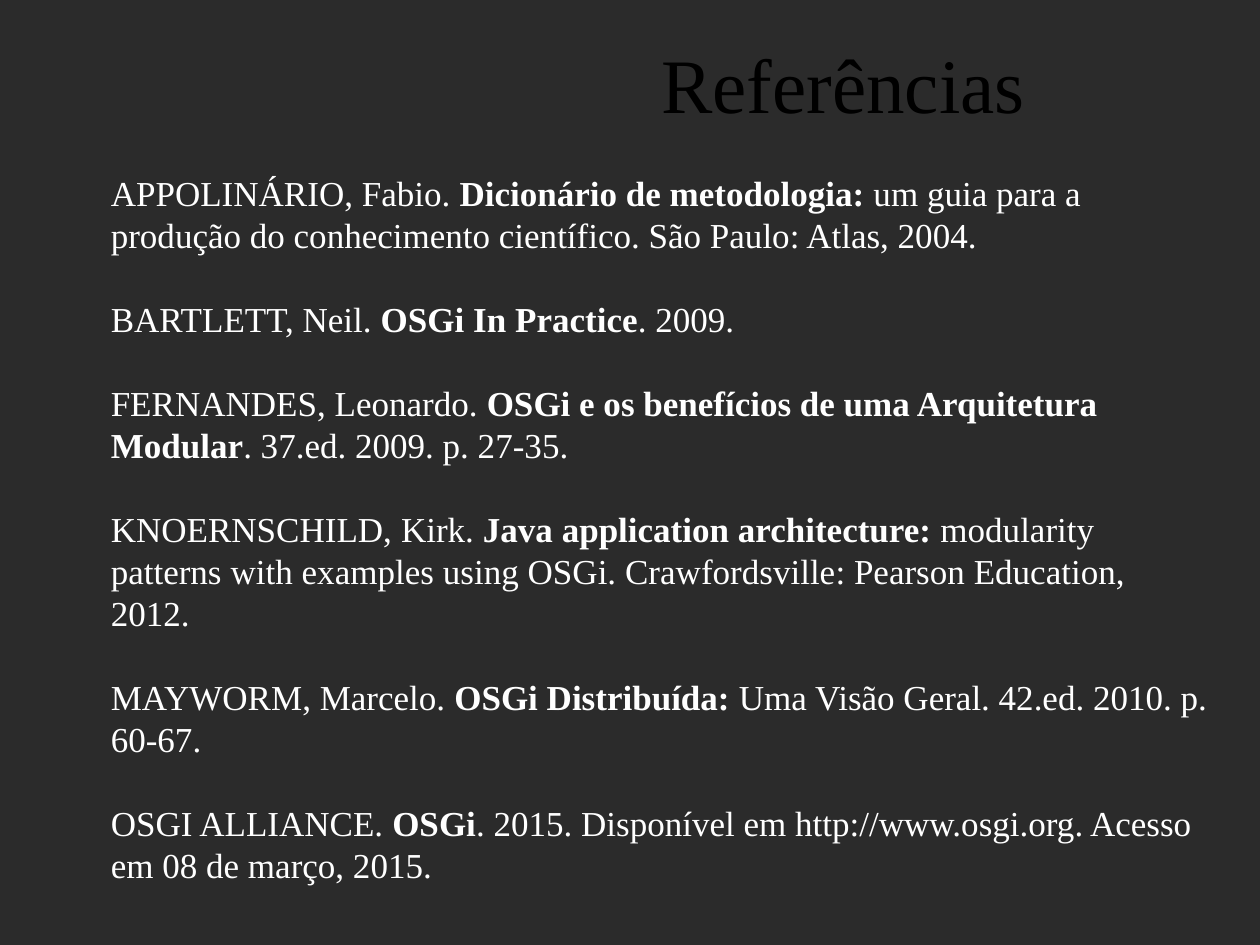
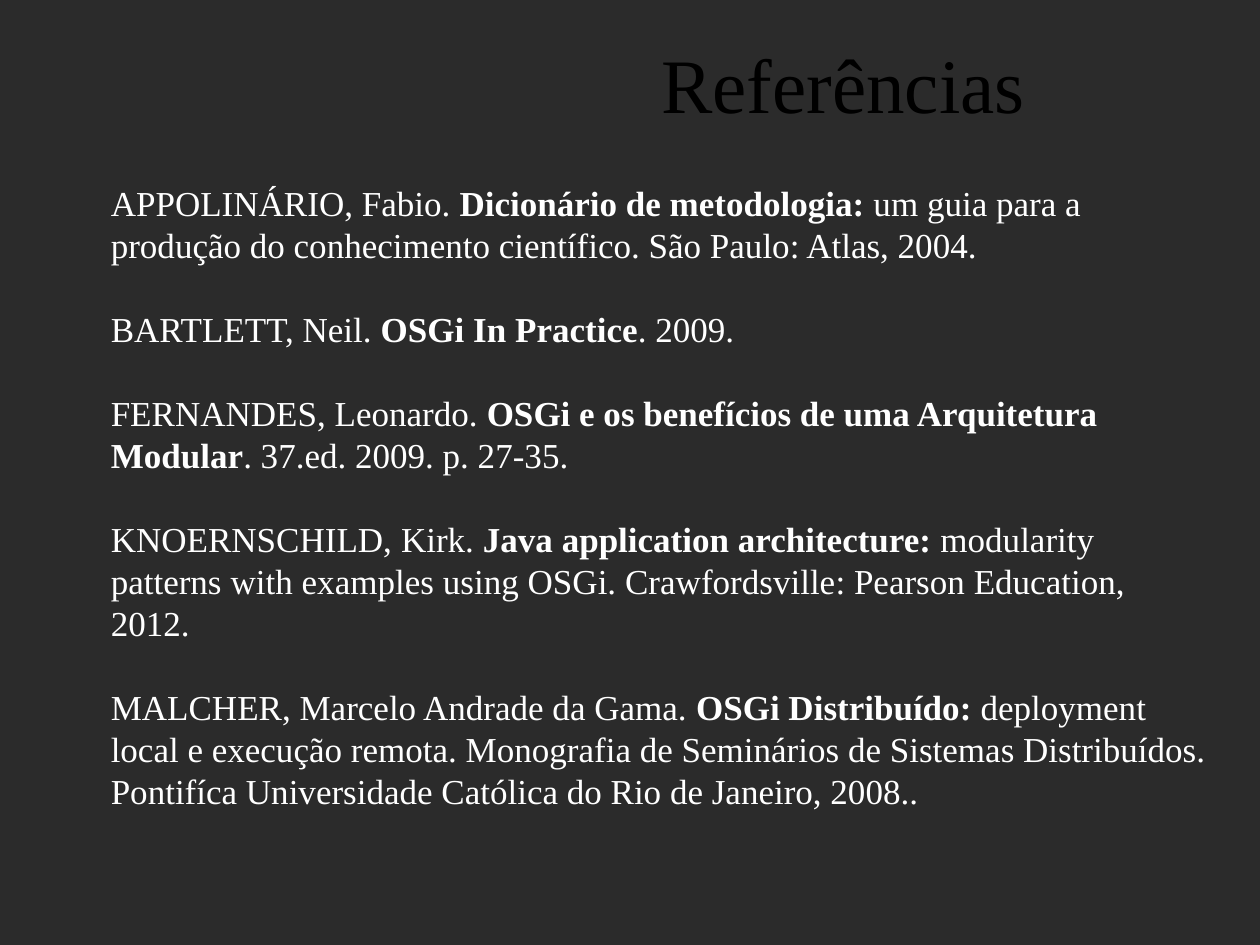
Before and after one commit to feliperodriguesprado/tcc_repository, a slide deck: slide 17 of documents/life_cycle/qualificacao/qualificacao_slides.odp. Drawn at 1260x945 pixels with LibreOffice and Linux fonts; fonts in the diff are those of the drawing; background and template pictures are left out; a plain dark background stands for a picture behind light text. Boxes give left, top, right and bottom in pixels: in the first picture for what was removed or moved away, otherwise in the second. Text is boxed around its words. In the diff, an @@ line names an element or a change of style, - is before the commit and + after.

```diff
--- a/documents/life_cycle/qualificacao/qualificacao_slides.odp
+++ b/documents/life_cycle/qualificacao/qualificacao_slides.odp
@@ text "APPOLINÁRIO, Fabio. Dicionário de metodologia: ...": place and size @@
-text "APPOLINÁRIO, Fabio. Dicionário de metodologia: ..." at [111, 178, 1207, 885]
+text "APPOLINÁRIO, Fabio. Dicionário de metodologia: ..." at [111, 188, 1205, 810]
@@ text at [111, 695, 1205, 810]: text changed @@
-MAYWORM, Marcelo. OSGi Distribuída: Uma Visão Geral. 42.ed. 2010. p. 60-67.
-OSGI ALLIANCE. OSGi. 2015. Disponível em http://www.osgi.org. Acesso em 08 de março, 2015.
+MALCHER, Marcelo Andrade da Gama. OSGi Distribuído: deployment local e execução remota. Monografia de Seminários de Sistemas Distribuídos. Pontifíca Universidade Católica do Rio de Janeiro, 2008..
```
Also in this commit, not shown: 5 other slides changed, 1 slide added, 1 other file.
